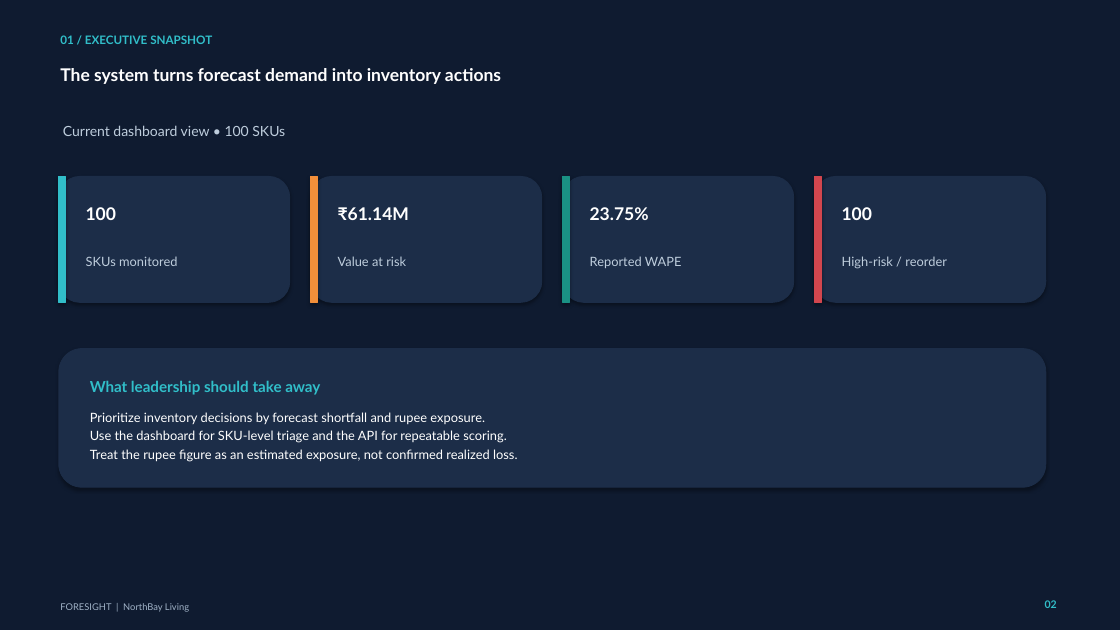
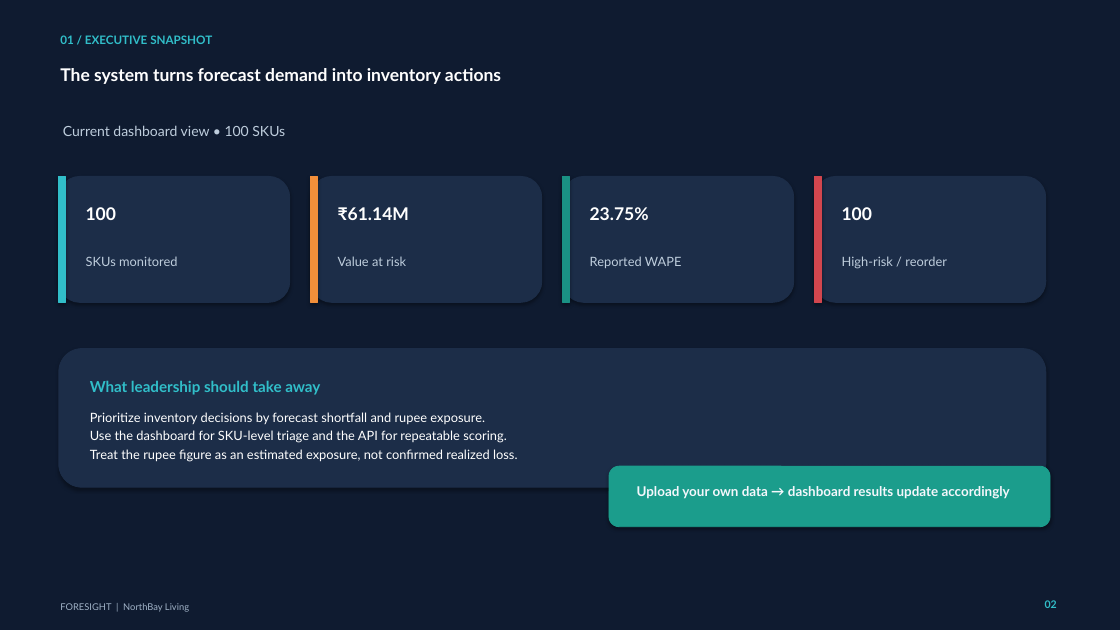
Before and after one commit to Abhi7012000/FORESIGHT, a slide deck: slide 2 of reports/FORESIGHT_REPORT.pptx. Drawn at 1120x630 pixels with LibreOffice and Linux fonts; fonts in the diff are those of the drawing. Boxes give left, top, right and bottom in pixels: in the first picture for what was removed or moved away, otherwise in the second. Text is boxed around its words. In the diff, an @@ line names an element or a change of style, - is before the commit and + after.

Commit message:
Update FORESIGHT report with dashboard upload capability

```diff
--- a/reports/FORESIGHT_REPORT.pptx
+++ b/reports/FORESIGHT_REPORT.pptx
@@ rounded rectangle added at <box>609,466,1050,527</box>, fill #1B9D8C, outline #1B9D8C 0.75 pt @@
@@ text added at <box>637,486,1010,499</box>, 11.5 pt, text #F4F7FC, bold @@
+Upload your own data → dashboard results update accordingly
```
Also in this commit, not shown: 1 other slide changed, 8 slides added.
